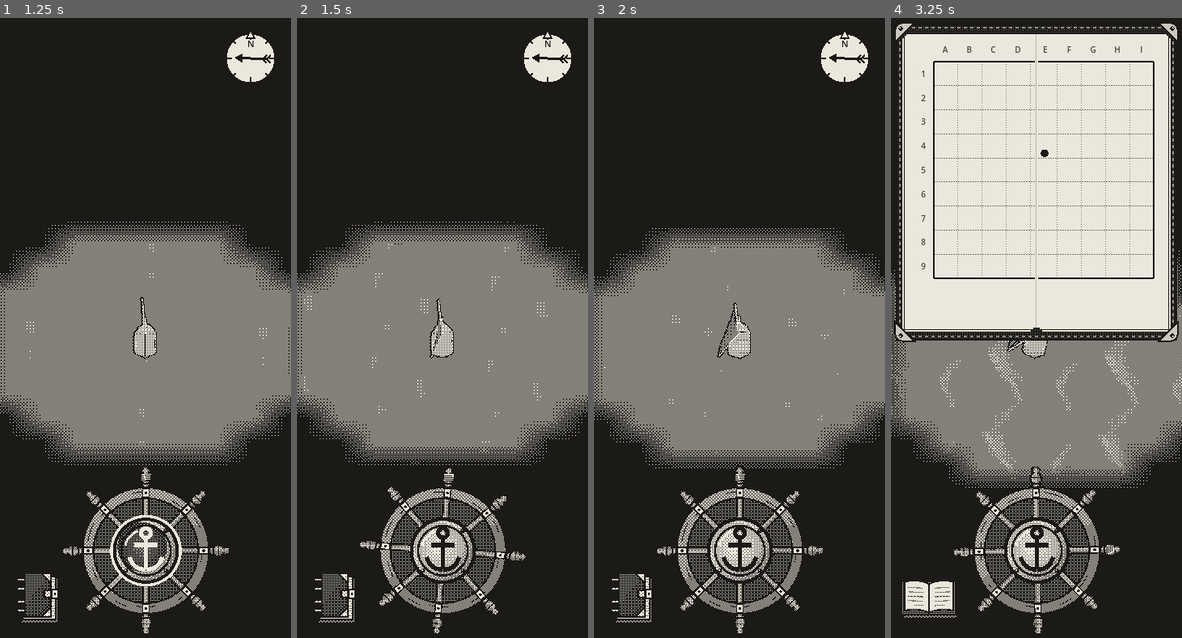
Above: before the commit, frames 1-4 (left to right).
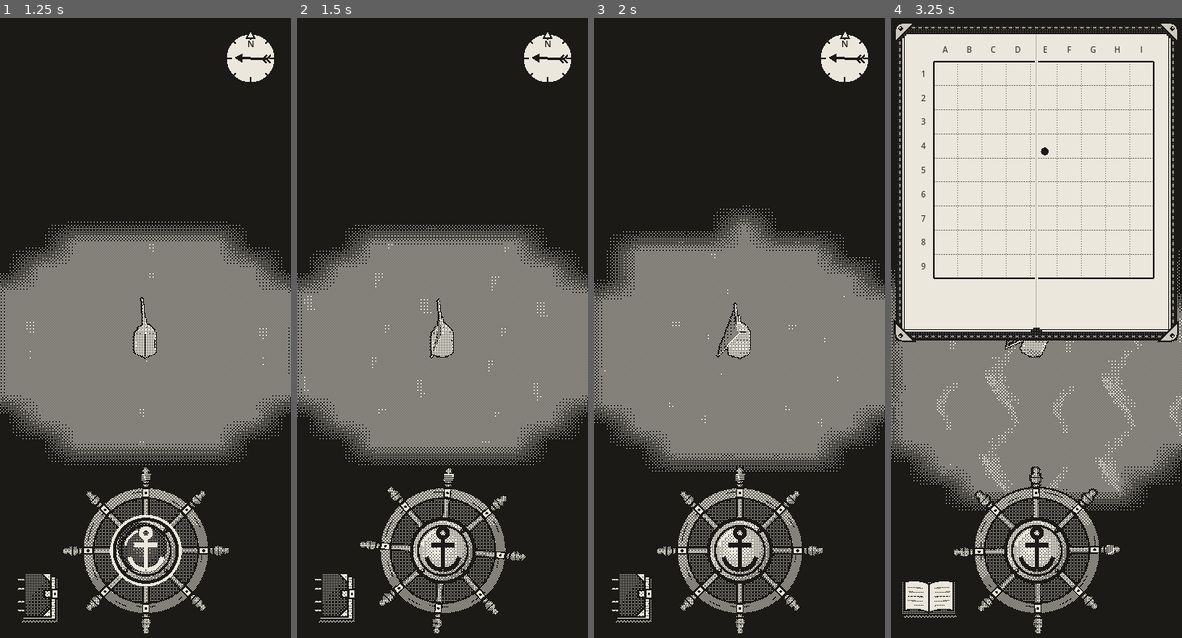
Above: after the commit, the same moments.

Repository: EnricoLabarile/Sail
Game: Godot game, scene res://Assets/Scenes/Overworld.tscn
Same seed, same stepped clock (60 frames per second), same inputs: the game is played once before the commit and once after it.
Inputs (mouse positions are in pixels of both pictures, inside the frame that each line leads up to):
- Up to frame 1 (1.25 s): click "Set sail" at 0.5 s
- Up to frame 2 (1.5 s): tap Enter (ui_accept) at 1.25 s; drag from (442, 545) to (471, 197) at 1.27 s
- Up to frame 3 (2 s): no input
- Up to frame 4 (3.25 s): drag from (928, 600) to (1021, 470) at 2.02 s; move the mouse to (1065, 197) at 2.77 s; hold Right (ui_right) from 2.78 s (still down)

Frame 1 is identical in both runs. In frame 2, 0.1% of the frame differs, in the area x 0-100%, y 32-73%; in frame 3, 1.0%; in frame 4, 2.0%, in the area x 0-100%, y 20-80%.

Commit message:
Boat twice as fast and twice as quick to turn (top_speed 8.4, turn_rate 3)
Co-Authored-By: Claude Opus 5.5 <noreply@anthropic.com>
Claude-Session: https://claude.ai/code/session_0154zeqDuhZHz7ZXLE21BuMs

Diff:
--- a/Assets/Boat/boat.gd
+++ b/Assets/Boat/boat.gd
@@ -4,10 +4,10 @@
 ## her rudder; Space works the anchor. Her camera follows her without turning.
 ## 1 unit = 10 px of the HTML prototype.
 
-@export var top_speed := 4.2        # units/s with the sail at its best (~42 px/s in the prototype)
+@export var top_speed := 8.4        # m/s with the sail at its best (doubled by Enrico; the prototype had ~4.2)
 @export var accel := 0.9            # how quickly she gathers way (higher = quicker)
 @export var anchor_bite := 4.0      # how quickly the anchor stops her
-@export var turn_rate := 1.5        # rad/s at full rudder, whatever her speed (as in the prototype; it had 1.62)
+@export var turn_rate := 3.0        # rad/s at full rudder, whatever her speed (doubled by Enrico from 1.5)
 @export var bow_reach := 2.2        # metres from her middle to the bow: the shore stops her there
 @export var heel_max_deg := 5		    # how far she leans with the wind on the sail
 @export var camera_tilt_deg := 45 # the camera's tilt from straight down (the prototype's BOAT_TILT look)
Not shown, changed: CLAUDE.md
